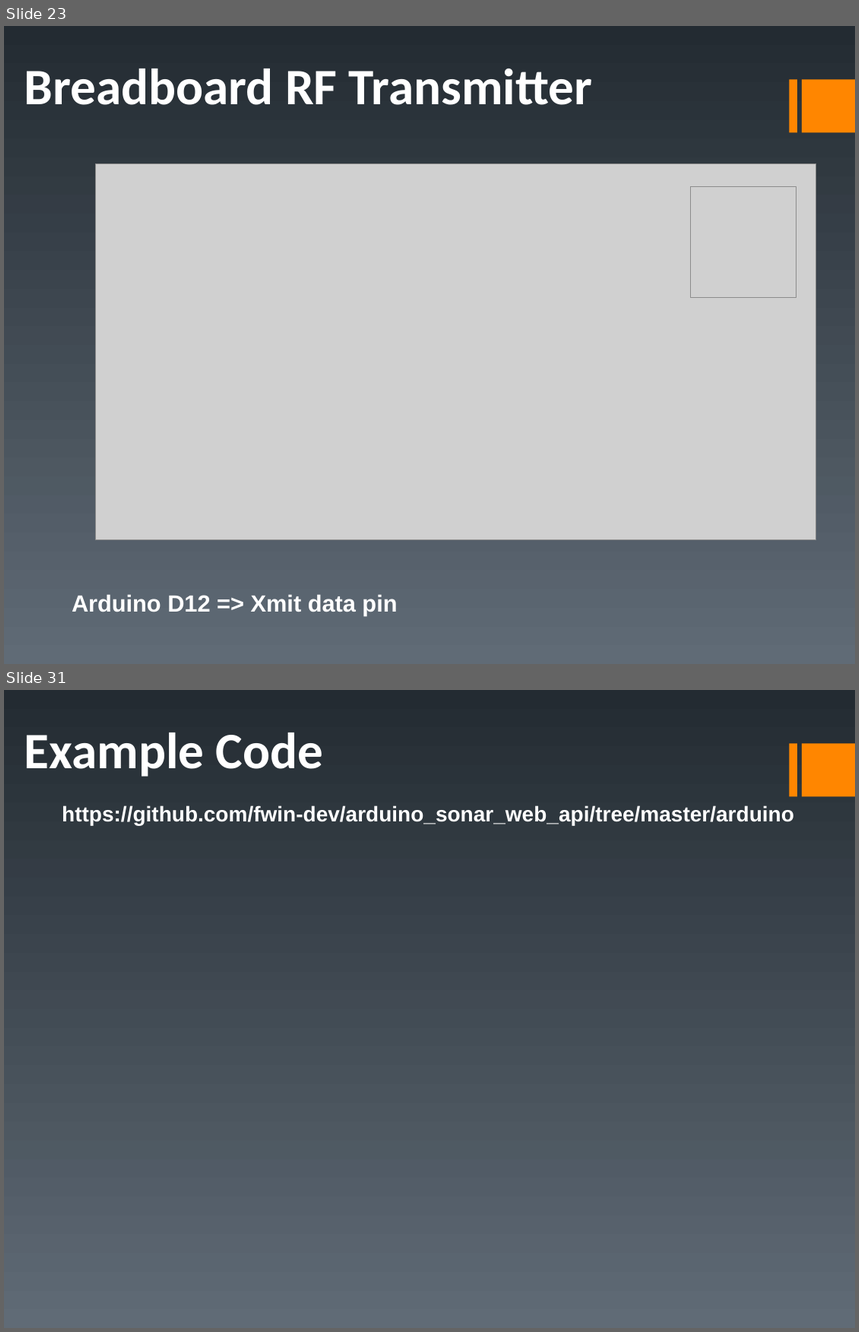
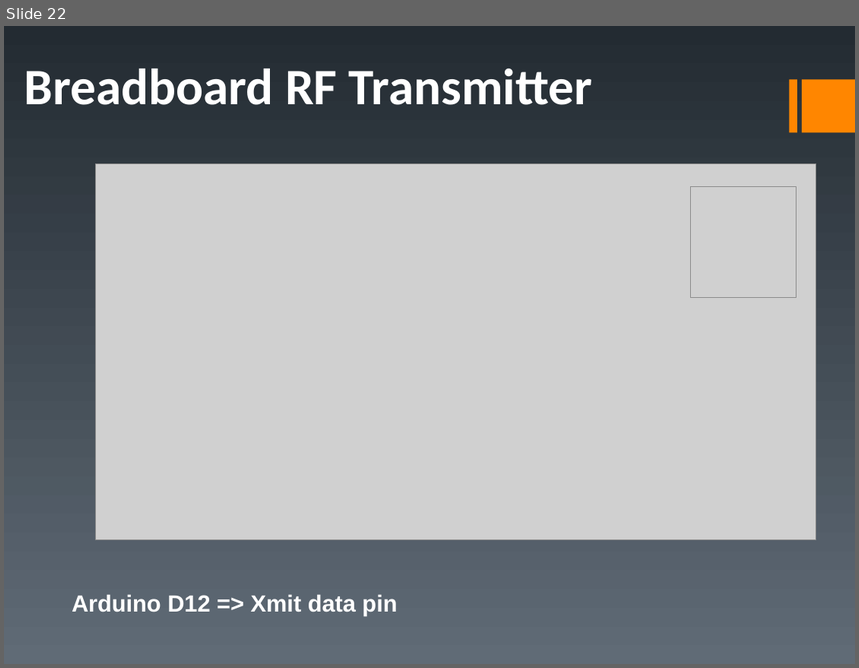
Before and after one commit to fwin-dev/arduino_sonar_web_api, a slide deck: examples/duinofest.ppt. Shown one above the other, each under a label of ours: slides 23 and 31 before the commit, slide 22 after it; the slides between them are not shown. The pictures are 859x1332 and 859x668 pixels, drawn with LibreOffice and Linux fonts; fonts in the diff are those of the drawing; grey boxes stand for pictures. Boxes give left, top, right and bottom in pixels: in the first picture for what was removed or moved away, otherwise in the second. Text is boxed around its words. In the diff, an @@ line names an element or a change of style, - is before the commit and + after.

```diff
--- a/examples/duinofest.ppt
+++ b/examples/duinofest.ppt
@@ slide 31 removed at bbox=[4, 690, 855, 1328], background gradient #232B32 to #606B76; not listed: 2 template elements that a slide beside it also shows @@
@@ text removed at bbox=[25, 733, 323, 777] @@
-Example Code
@@ text removed at bbox=[62, 806, 794, 825] @@
-https://github.com/fwin-dev/arduino_sonar_web_api/tree/master/arduino
@@ what was slide 23 is now slide 22 @@
```
Also in this commit, not shown: 10 slides changed, 2 slides added, 2 other slides removed, 4 other files.
